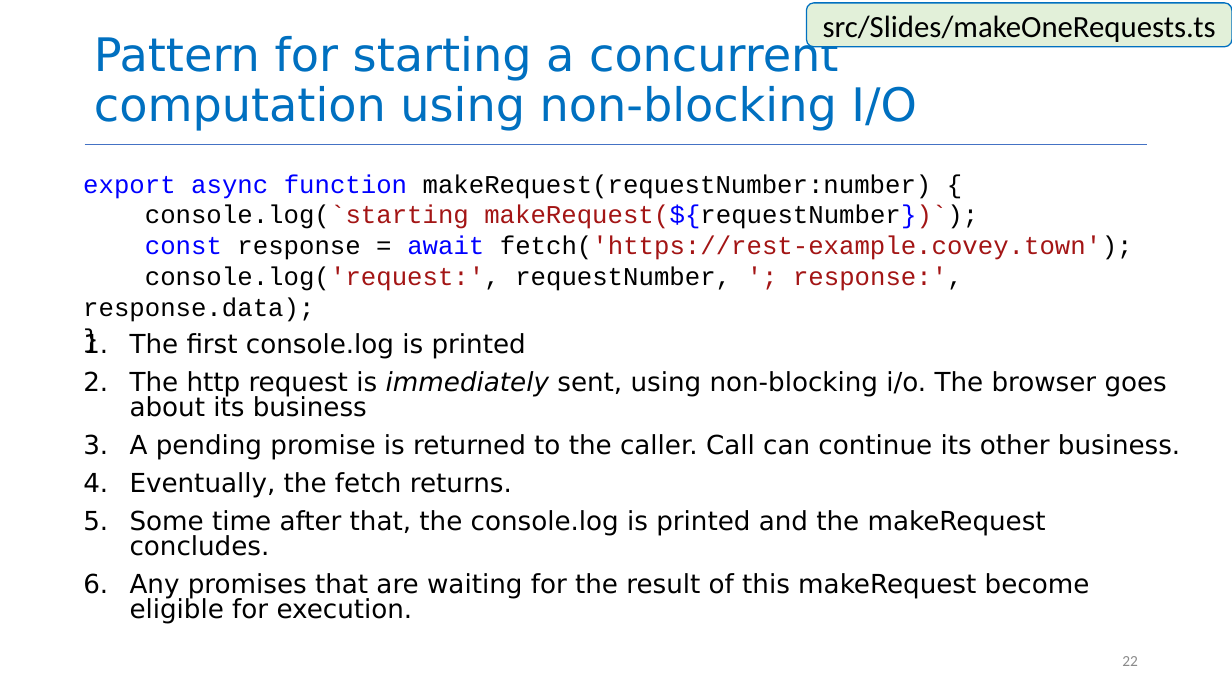
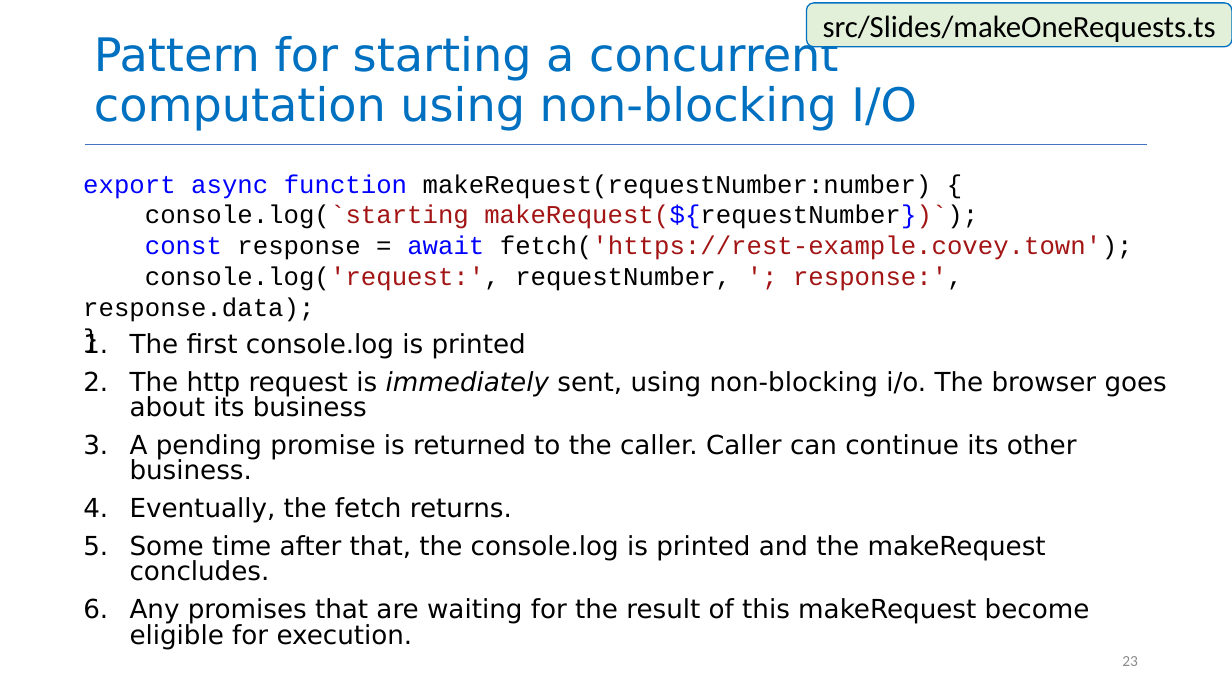
Before and after one commit to neu-se/CS4530-Summer-2026, a slide deck: slide 23 of Slides/Module 08 Concurrency Patterns in Typescript.pptx (slide 22 before the commit). Drawn at 1232x693 pixels with LibreOffice and Linux fonts; fonts in the diff are those of the drawing. Boxes give left, top, right and bottom in pixels: in the first picture for what was removed or moved away, otherwise in the second. Text is boxed around its words. In the diff, an @@ line names an element or a change of style, - is before the commit and + after.

```diff
--- a/Slides/Module 08 Concurrency Patterns in Typescript.pptx
+++ b/Slides/Module 08 Concurrency Patterns in Typescript.pptx
@@ text at [130,434,1077,480]: text changed @@
-3. A pending promise is returned to the caller. Call can continue its other business.
+3. A pending promise is returned to the caller. Caller can continue its other business.
@@ page number at [1122,656,1138,666]: text changed @@
-22
+23
```
Also in this commit, not shown: 5 other slides changed, 1 slide added, 1 other file.
